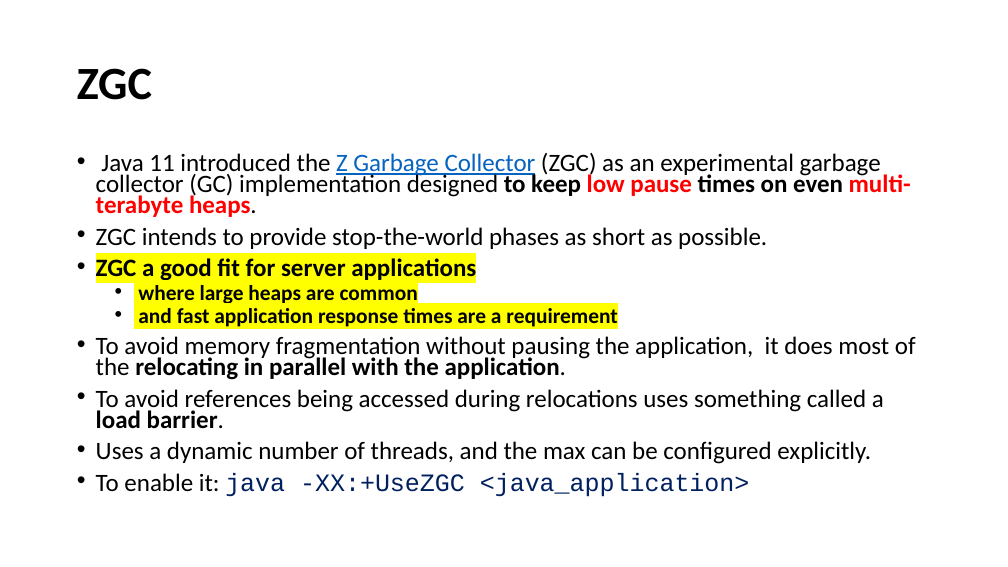
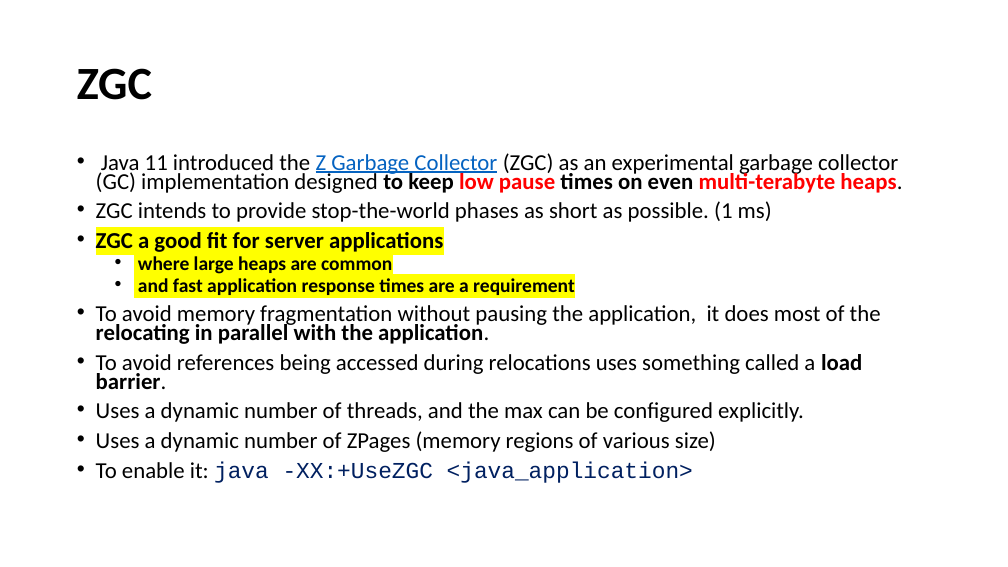
Before and after one commit to iuliana/jdk21-parent-project, a slide deck: slide 12 of Java21-Presentation.pptx. Drawn at 1008x567 pixels with LibreOffice and Linux fonts; fonts in the diff are those of the drawing. Boxes give left, top, right and bottom in pixels: in the first picture for what was removed or moved away, otherwise in the second. Text is boxed around its words. In the diff, an @@ line names an element or a change of style, - is before the commit and + after.

Commit message:
Added more details for Java 21 pieces

```diff
--- a/Java21-Presentation.pptx
+++ b/Java21-Presentation.pptx
@@ text at <box>96,153,902,483</box>: size 23.8 to 21.7 pt in "Java 11 introduced the Z Garbage Collector ...", "ZGC a good fit for server applications", "To avoid memory fragmentation without pausing the ...", "To avoid references being accessed during relocations ..." and 2 more places; size 20.4 to 18.6 pt in "where large heaps are common", "and fast application response times are a ..." @@
@@ text at <box>96,201,772,222</box>: text changed; size 23.8 to 21.7 pt @@
-• ZGC intends to provide stop-the-world phases as short as possible.
+• ZGC intends to provide stop-the-world phases as short as possible. (1 ms)
@@ text at <box>96,431,716,452</box>: paragraph added @@
+• Uses a dynamic number of ZPages (memory regions of various size)
```
Also in this commit, not shown: 1 slide added, 8 other files.
